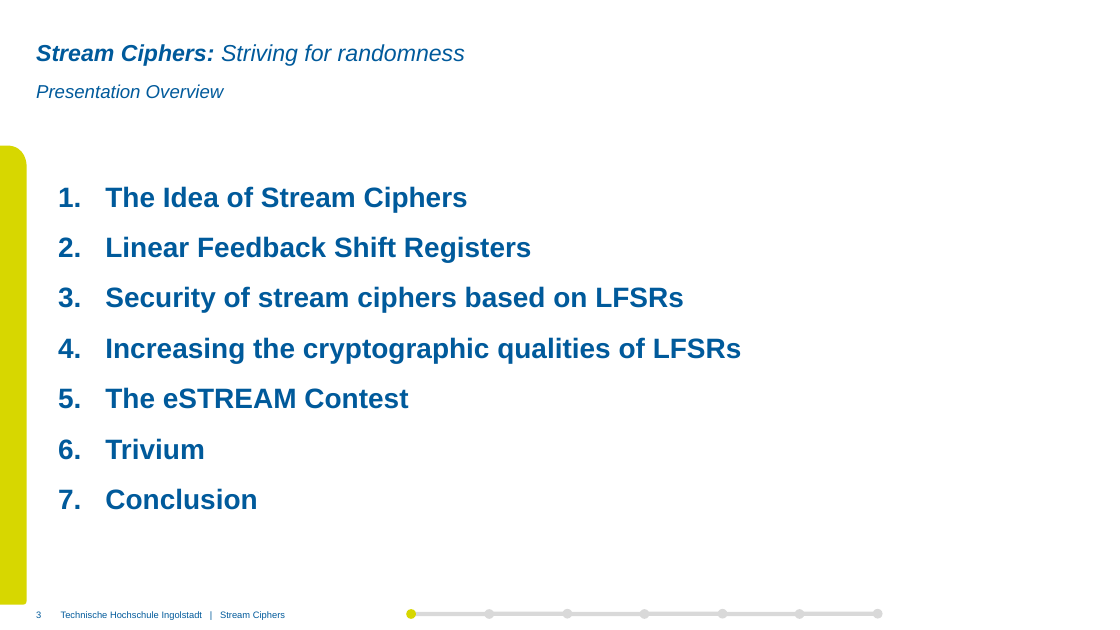
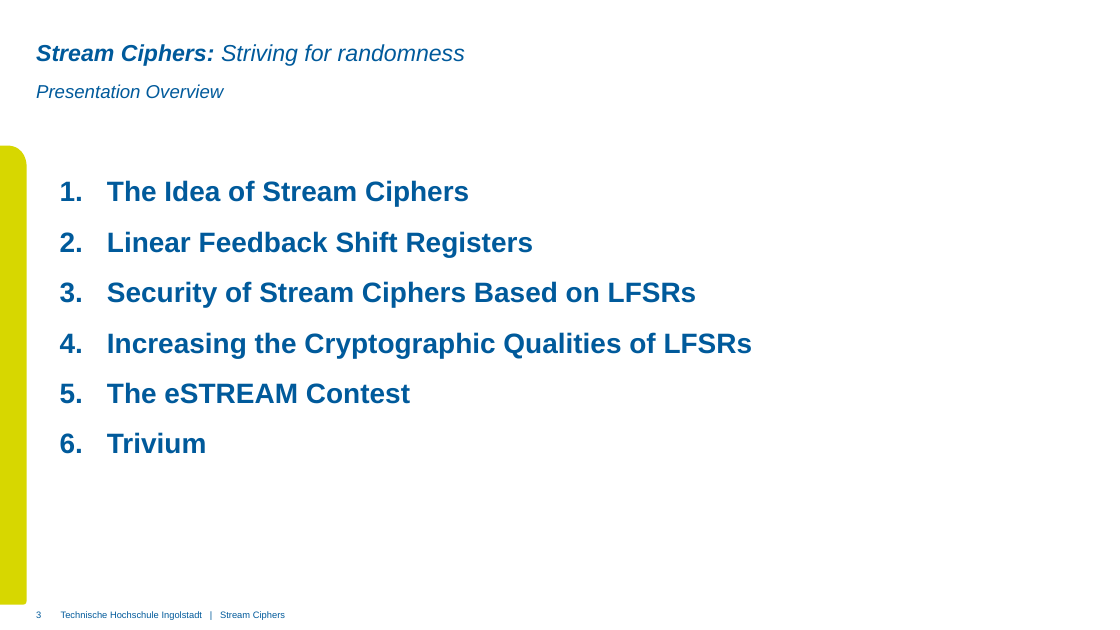
Before and after one commit to xThale/crypto-stream-ciphers, a slide deck: slide 3 of Präsentation/Presentation Unmerged Carl.pptx. Drawn at 1120x630 pixels with LibreOffice and Linux fonts; fonts in the diff are those of the drawing; background and template pictures are left out. Boxes give left, top, right and bottom in pixels: in the first picture for what was removed or moved away, otherwise in the second. Text is boxed around its words. In the diff, an @@ line names an element or a change of style, - is before the commit and + after.

```diff
--- a/Präsentation/Presentation Unmerged Carl.pptx
+++ b/Präsentation/Presentation Unmerged Carl.pptx
@@ text at (x1=107, y1=281, x2=753, y2=358): text changed @@
-3. Security of stream ciphers based on LFSRs
-4. Increasing the cryptographic qualities of LFSRs
+3. Security of Stream Ciphers Based on LFSRs
+4. Increasing the Cryptographic Qualities of LFSRs
@@ text at (x1=105, y1=488, x2=257, y2=510): paragraph removed @@
-7. Conclusion
@@ ellipse removed at (x1=407, y1=609, x2=417, y2=619) @@
@@ rectangle removed at (x1=411, y1=612, x2=488, y2=616) @@
@@ ellipse removed at (x1=485, y1=609, x2=495, y2=619) @@
@@ rectangle removed at (x1=489, y1=612, x2=566, y2=616) @@
@@ ellipse removed at (x1=563, y1=609, x2=573, y2=619) @@
@@ rectangle removed at (x1=566, y1=612, x2=644, y2=616) @@
@@ ellipse removed at (x1=639, y1=609, x2=649, y2=619) @@
@@ rectangle removed at (x1=644, y1=612, x2=722, y2=616) @@
@@ ellipse removed at (x1=718, y1=609, x2=728, y2=619) @@
@@ rectangle removed at (x1=722, y1=612, x2=799, y2=616) @@
@@ ellipse removed at (x1=795, y1=609, x2=805, y2=619) @@
@@ rectangle removed at (x1=800, y1=612, x2=877, y2=616) @@
@@ ellipse removed at (x1=873, y1=609, x2=883, y2=619) @@
```
Also in this commit, not shown: 9 other slides changed, 45 slides removed.
